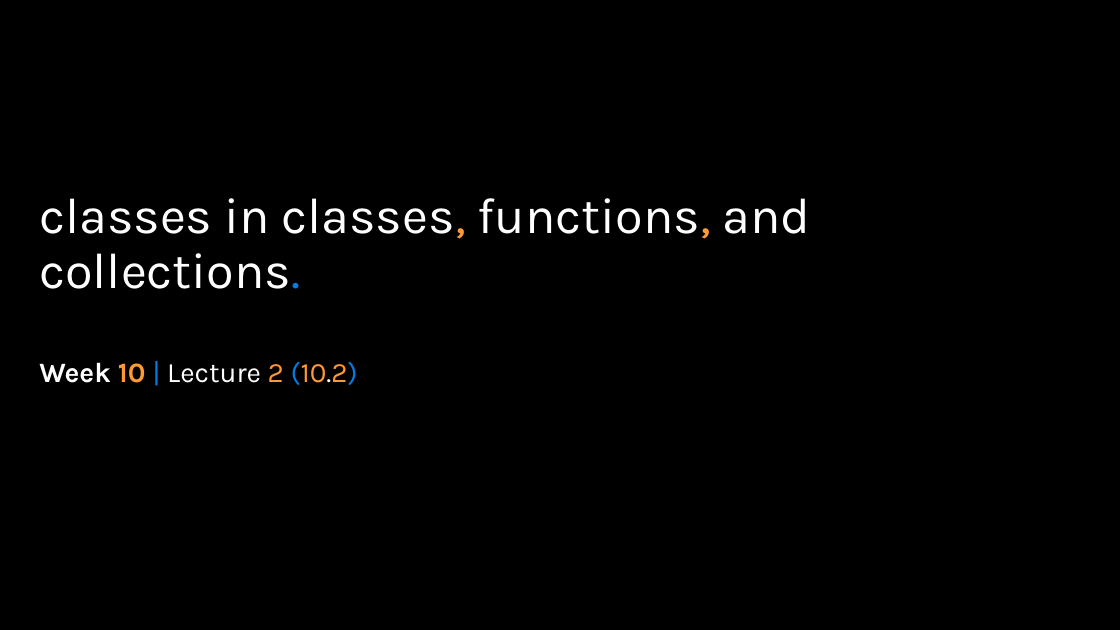
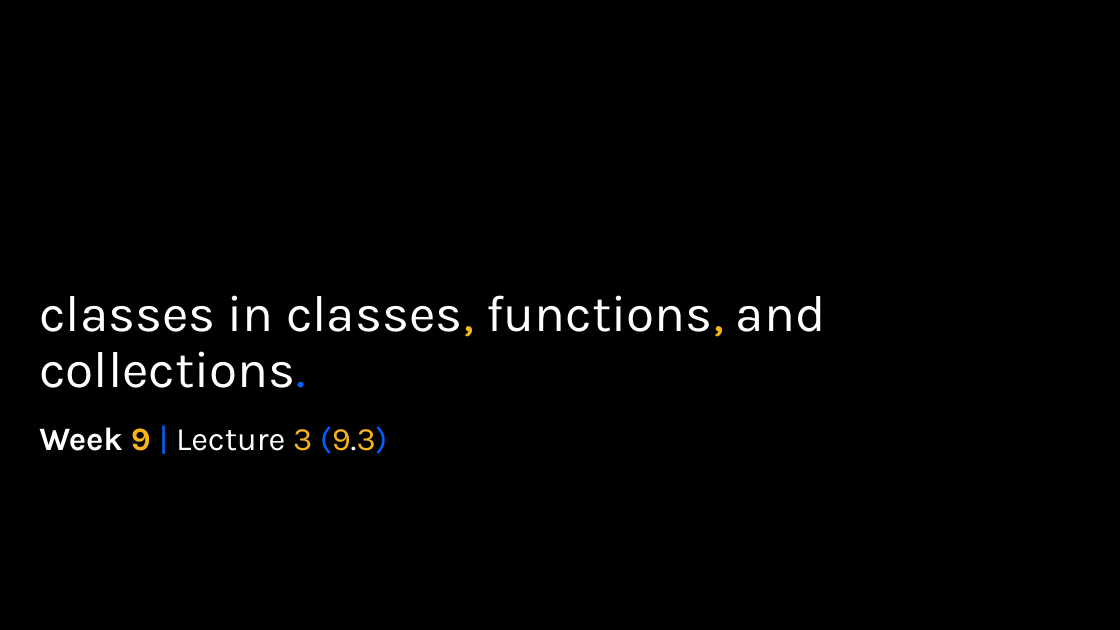
Before and after one commit to APS106/APS106-winter-2024-kinsella-goodfellow, a slide deck: slide 38 of lectures/week9/lecture3/slides/week9_lecture3.pptx. Drawn at 1120x630 pixels with LibreOffice and Linux fonts; fonts in the diff are those of the drawing; background and template pictures are left out. Boxes give left, top, right and bottom in pixels: in the first picture for what was removed or moved away, otherwise in the second. Text is boxed around its words. In the diff, an @@ line names an element or a change of style, - is before the commit and + after.

Commit message:
- Week 9 content

```diff
--- a/lectures/week9/lecture3/slides/week9_lecture3.pptx
+++ b/lectures/week9/lecture3/slides/week9_lecture3.pptx
@@ title "classes in classes, functions, and ..." moved from (x1=39, y1=198, x2=811, y2=289) to (x1=39, y1=295, x2=826, y2=388) @@
@@ title "classes in classes, functions, and ..." at (x1=39, y1=295, x2=826, y2=388): size 43.2 to 44 pt; text colour #FF9933 to #F7B41A in "classes, functions,"; text colour #017EE5 to #0061FF in "collections."; vertical alignment bottom to middle @@
@@ subtitle at (x1=39, y1=426, x2=387, y2=454): text changed; size 24 to 28 pt @@
-Week 10 | Lecture 2 (10.2)
+Week 9 | Lecture 3 (9.3)
```
Also in this commit, not shown: 37 other slides changed, 8 other files.
